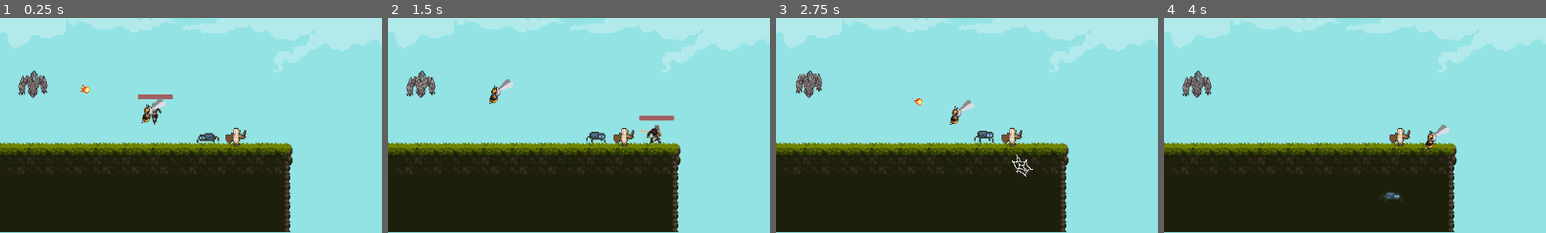
Above: before the commit, frames 1-4 (left to right).
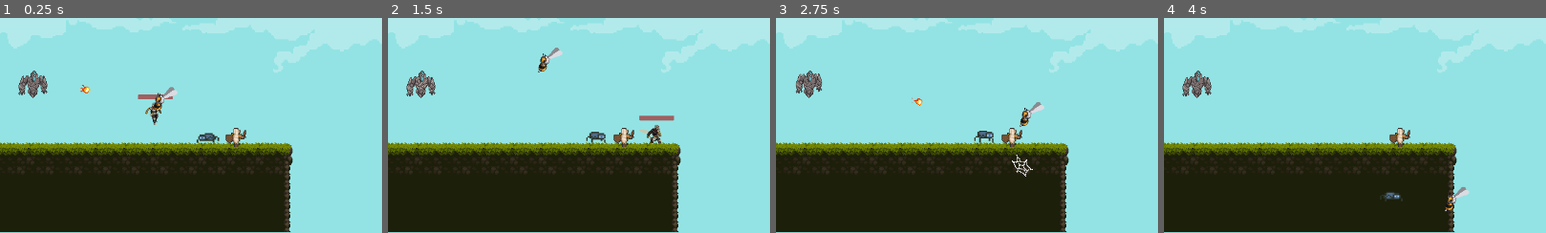
Above: after the commit, the same moments.

Repository: ON1VAS/tesiUni2025
Game: Godot game, scene res://scene/map.tscn
The game is run twice, just before and just after one commit, with the same random seed, the same clock (stepped at 60 frames per second) and the same inputs.
Inputs:
- Up to frame 1 (0.25 s): no input
- Up to frame 2 (1.5 s): hold D (ui_right) from 0.53 s (still down); tap K (attackfast) at 0.6 s; tap E (ui_accept) at 0.77 s; tap L (attackpesant) at 1.35 s
- Up to frame 3 (2.75 s): tap E (ui_accept) at 1.52 s; release D (ui_right) at 2.03 s; hold A (ui_left) from 2.03 s (still down); tap K (attackfast) at 2.1 s
- Up to frame 4 (4 s): release A (ui_left) at 2.78 s; hold D (ui_right) from 2.78 s (still down); tap L (attackpesant) at 2.85 s; tap E (ui_accept) at 3.02, 3.77 s; tap K (attackfast) at 3.6 s
The pictures show only the part of the screen within x 22-72%, y 34-84%; the shares and areas given below are measured in that part.

The runs differ from the first frame. In frame 1, 0.5% of the frame differs, in the area x 37-47%, y 32-49%; in frame 2, 0.6%; in frame 3, 0.6%, in the area x 45-71%, y 38-51%; in frame 4, 0.5%.

Commit message:
sistemata AI dell'ape

Diff:
--- a/script/ape.gd
+++ b/script/ape.gd
@@ -1,4 +1,5 @@
 extends CharacterBody2D
+
 
 var movement_speed = 100
 @onready var player = get_tree().get_first_node_in_group("giocatore")
@@ -12,6 +13,8 @@
 var damage = 10
 var is_attacking = false
 var attack_direction = Vector2.ZERO
+var attack_cooldown = 1 #Tempo di attesa tra gli attacchi
+var last_attack_time = 0.0
 
 func _ready():
 	print(self.name)
@@ -42,7 +45,7 @@
 			velocity = Vector2.ZERO
 
 		# Decidi quando fare l'attacco speciale (qui uso una probabilità del 10% ogni frame)
-		if randf() < 0.01 and not is_attacking:
+		if not is_attacking and (last_attack_time + attack_cooldown) < Engine.get_physics_frames():
 			perform_sting_attack(direction)
 # Configurazione hitbox per ogni animazione perchè se cambio gli sprite urlo, accomodiamo per i prossimi attacchi anche
 var attack_properties = {
@@ -53,8 +56,9 @@
 func perform_sting_attack(direction: Vector2):
 	is_attacking = true
 	# Scegli una direzione diagonale basata sulla direzione verso il giocatore
-	attack_direction = direction.rotated(deg_to_rad(45 * sign(randf_range(-1, 1))))
+	attack_direction = direction
 	anim.play("sting_attack")
+	last_attack_time = Engine.get_physics_frames()
 	# Attiva l'hitbox dopo un breve ritardo
 	await get_tree().create_timer(attack_properties["sting_attack"]["delay"]).timeout
 	sword_hitbox.disabled = false
@@ -100,8 +104,11 @@
 			sword_hitbox.disabled = true
 
 			# Se ci sono più keyframe, programma la prossima attivazione
-			var next_activation = props.delay * 1.5  # Regola questo valore
-			hitbox_timer.start(next_activation)
+			if props.keyframes.size() > 1:
+				var next_keyframe = props.keyframes[1]
+				hitbox_timer.start(next_keyframe)  # Attiva il prossimo keyframe
+			else:
+				hitbox_timer.stop()  # Ferma il timer se non ci sono più keyframeon)
 
 
 func _on_hurtbox_area_entered(area: Area2D) -> void:
